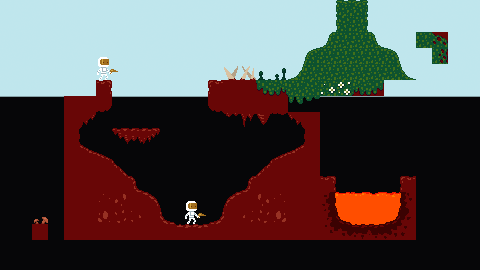
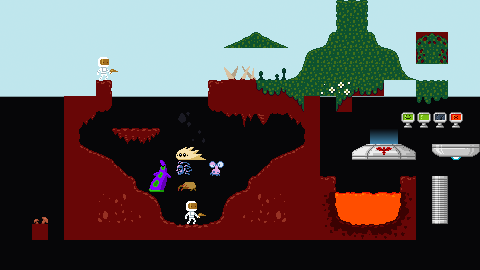
Comparing the layer stacks of the two 480px x 270px images. Changes:
added layer "Layer #1" (67%) above "Layer" over [370, 129, 398, 144]
painted on "Layer" over [149, 32, 480, 224]